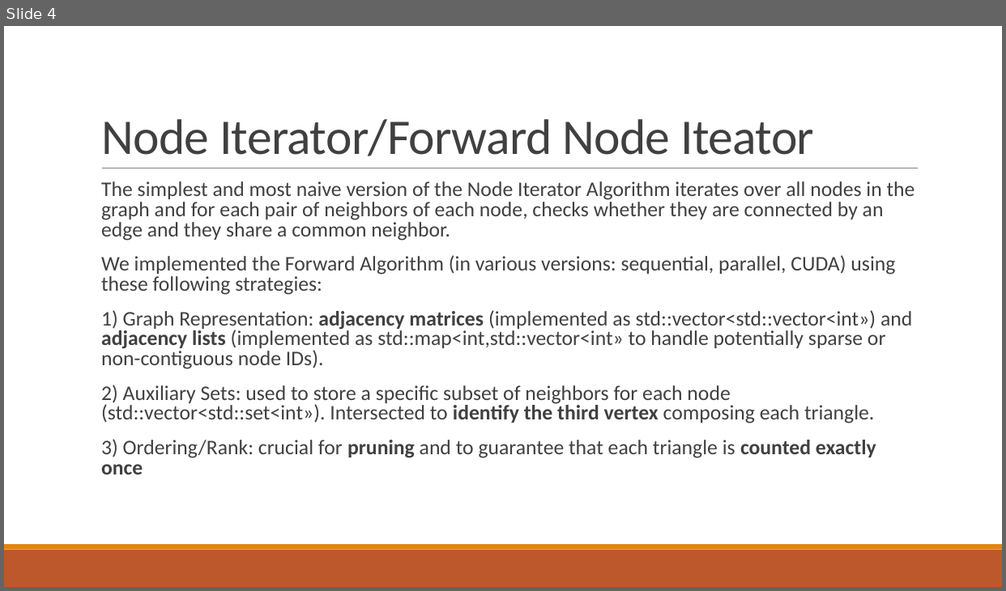
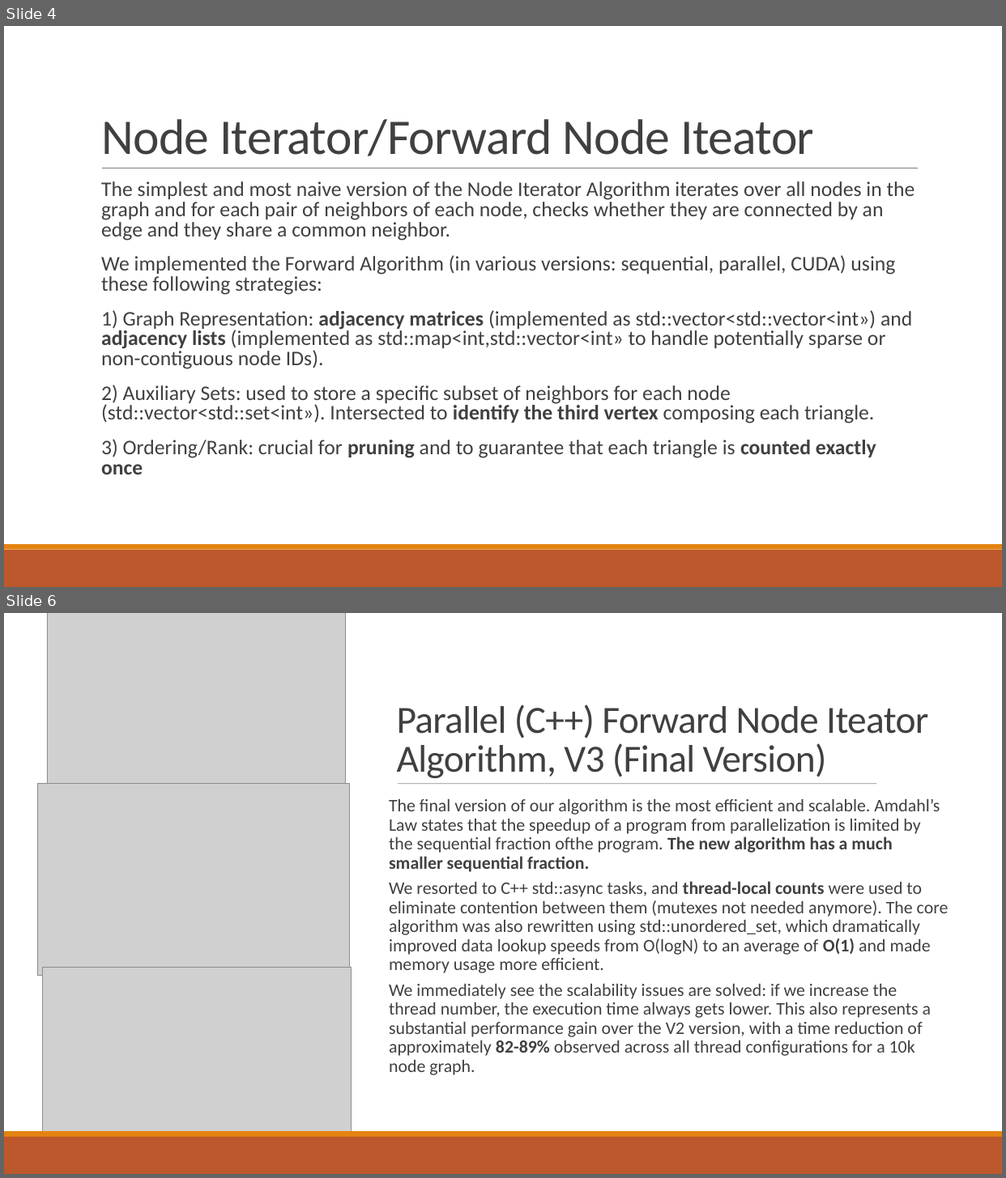
Before and after one commit to RiccardoRevalor/ParallelTriangleCounting, a slide deck: presentation.pptx. Shown one above the other, each under a label of ours: slide 4 before the commit, slides 4 and 6 after it; the slides between them are not shown. The pictures are 1006x591 and 1006x1178 pixels, drawn with LibreOffice and Linux fonts; fonts in the diff are those of the drawing; grey boxes stand for pictures. Boxes give left, top, right and bottom in pixels: in the first picture for what was removed or moved away, otherwise in the second. Text is boxed around its words. In the diff, an @@ line names an element or a change of style, - is before the commit and + after.

Commit message:
feat: slides, completed node algorithms

```diff
--- a/presentation.pptx
+++ b/presentation.pptx
@@ slide 6 added at (x1=4, y1=613, x2=1002, y2=1174), background #FFFFFF @@
@@ rectangle added at (x1=4, y1=613, x2=1002, y2=1131), fill #FFFFFF @@
@@ picture added at (x1=48, y1=613, x2=345, y2=792) @@
@@ title added at (x1=397, y1=705, x2=928, y2=778), 37 pt, text #404040 @@
+Parallel (C++) Forward Node Iteator Algorithm, V3 (Final Version)
@@ picture added at (x1=38, y1=784, x2=350, y2=976) @@
@@ text added at (x1=389, y1=799, x2=948, y2=1076), 17 pt, text #404040 @@
+The final version of our algorithm is the most efficient and scalable. Amdahl’s Law states that the speedup of a program from parallelization is limited by the sequential fraction ofthe program. The new algorithm has a much smaller sequential fraction.
+We resorted to C++ std::async tasks, and thread-local counts were used to eliminate contention between them (mutexes not needed anymore). The core algorithm was also rewritten using std::unordered_set, which dramatically improved data lookup speeds from O(logN) to an average of O(1) and made memory usage more efficient.
+We immediately see the scalability issues are solved: if we increase the thread number, the execution time always gets lower. This also represents a substantial performance gain over the V2 version, with a time reduction of approximately 82-89% observed across all thread configurations for a 10k node graph.
@@ line added from (398, 784) to (877, 784), #808080 0.5 pt @@
@@ picture added at (x1=42, y1=967, x2=351, y2=1137) @@
@@ rectangle added at (x1=4, y1=1131, x2=1002, y2=1137), fill #E48312 @@
@@ rectangle added at (x1=4, y1=1137, x2=1002, y2=1174), fill #BD582C @@
```
Also in this commit, not shown: 4 other slides added, 1 other file.
